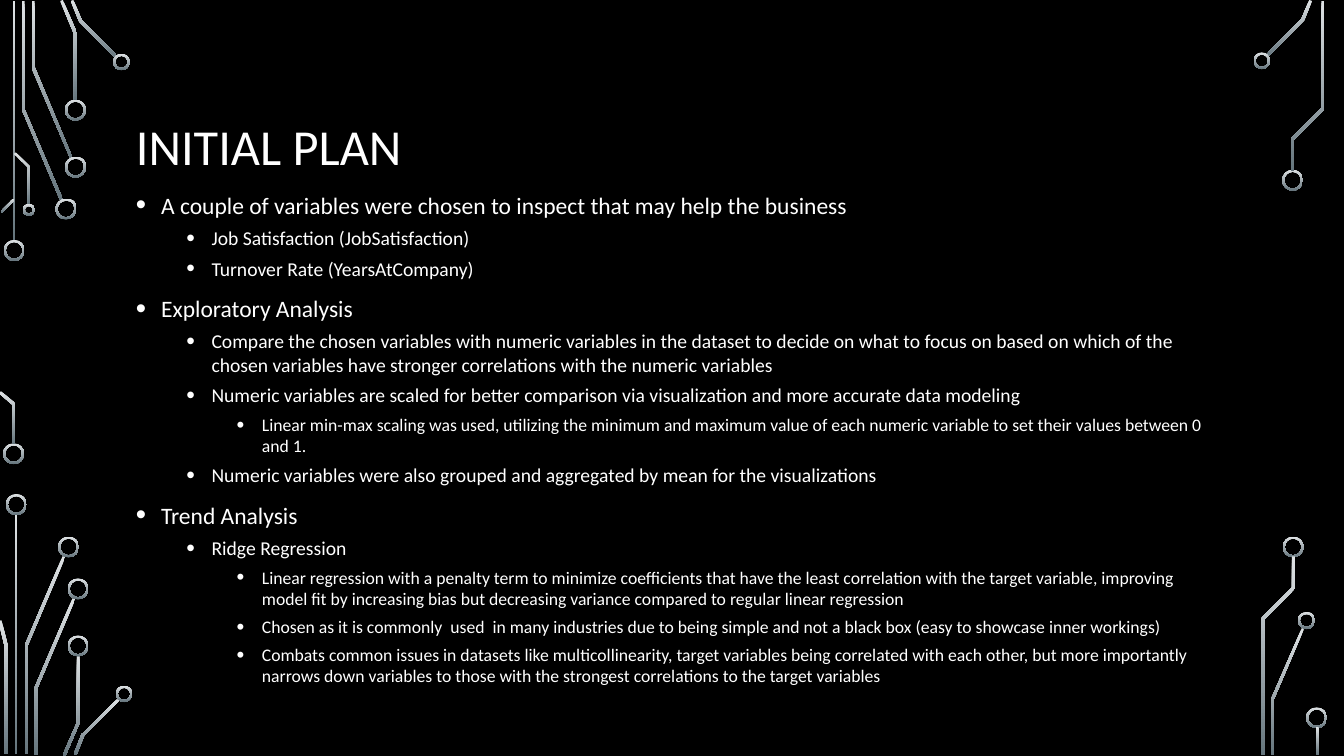
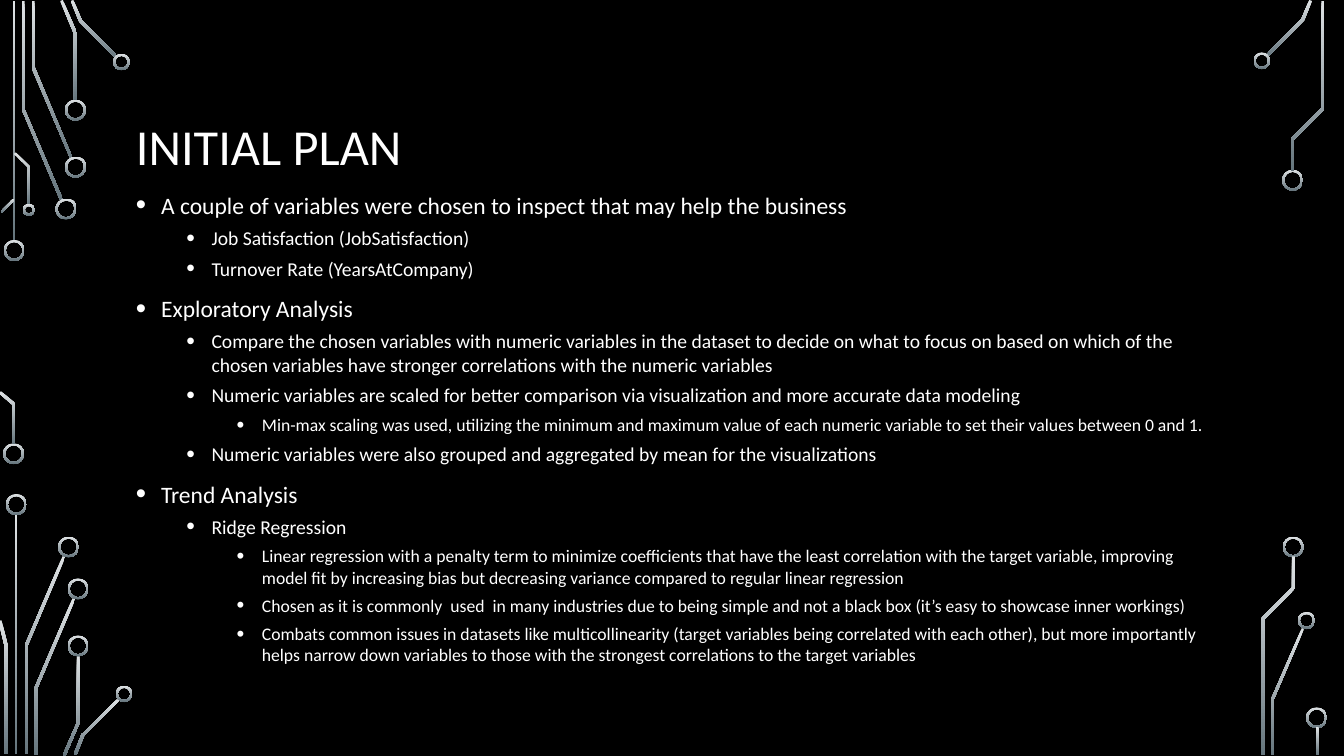
Before and after one commit to ggunaward/Misc, a slide deck: slide 3 of Vegas_dot_com assessment Powerpoint.pptx. Drawn at 1344x756 pixels with LibreOffice and Linux fonts; fonts in the diff are those of the drawing; background and template pictures are left out. Boxes give left, top, right and bottom in pixels: in the first picture for what was removed or moved away, otherwise in the second. Text is boxed around its words. In the diff, an @@ line names an element or a change of style, - is before the commit and + after.

Commit message:
Text and link updates to powerpoint.

```diff
--- a/Vegas_dot_com assessment Powerpoint.pptx
+++ b/Vegas_dot_com assessment Powerpoint.pptx
@@ text at (262, 418, 1202, 434): text changed @@
-    • Linear min-max scaling was used, utilizing the minimum and maximum value of each numeric variable to set their values between 0 and 1.
+    • Min-max scaling was used, utilizing the minimum and maximum value of each numeric variable to set their values between 0 and 1.
@@ text at (262, 599, 1196, 664): text changed @@
-    • Chosen as it is commonly used in many industries due to being simple and not a black box (easy to showcase inner workings)
-    • Combats common issues in datasets like multicollinearity, target variables being correlated with each other, but more importantly narrows down variables to those with the strongest correlations to the target variables
+    • Chosen as it is commonly used in many industries due to being simple and not a black box (it’s easy to showcase inner workings)
+    • Combats common issues in datasets like multicollinearity (target variables being correlated with each other), but more importantly helps narrow down variables to those with the strongest correlations to the target variables
```
Also in this commit, not shown: 5 other slides changed.
